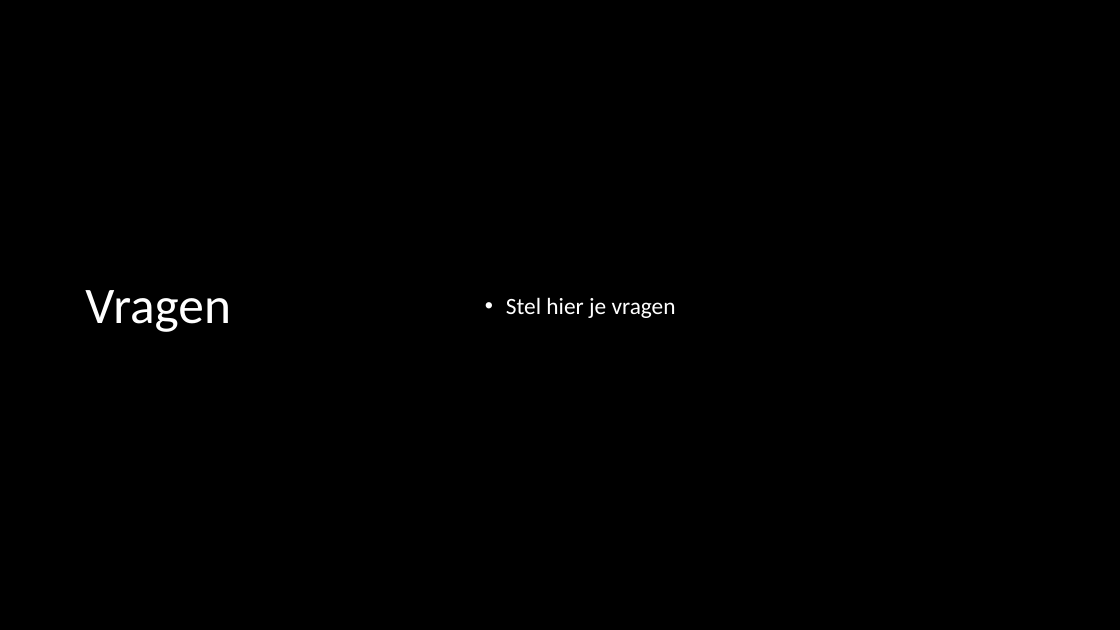
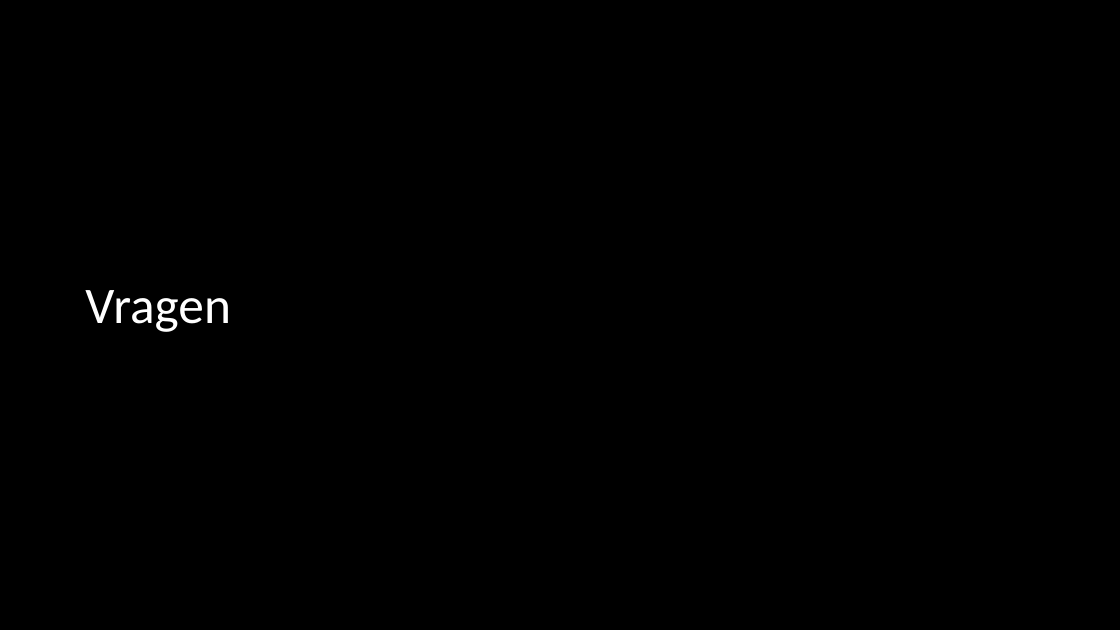
Before and after one commit to Sinjablo/Git-TINPRJ03-34, a slide deck: slide 12 of Presentaties/PresentatieSprint5.pptx. Drawn at 1120x630 pixels with LibreOffice and Linux fonts; fonts in the diff are those of the drawing; background and template pictures are left out; a plain dark background stands for a picture behind light text. Boxes give left, top, right and bottom in pixels: in the first picture for what was removed or moved away, otherwise in the second. Text is boxed around its words. In the diff, an @@ line names an element or a change of style, - is before the commit and + after.

```diff
--- a/Presentaties/PresentatieSprint5.pptx
+++ b/Presentaties/PresentatieSprint5.pptx
@@ text removed at [506,297,676,318] @@
-• Stel hier je vragen
```
Also in this commit, not shown: 4 other slides changed.
